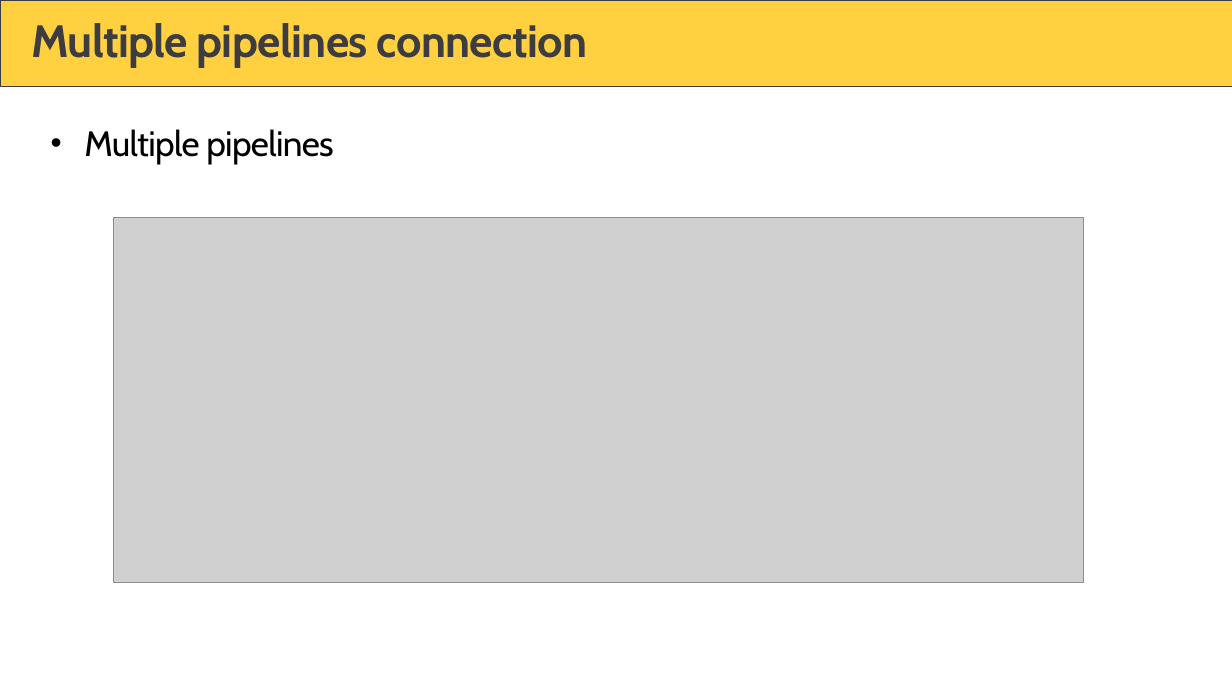
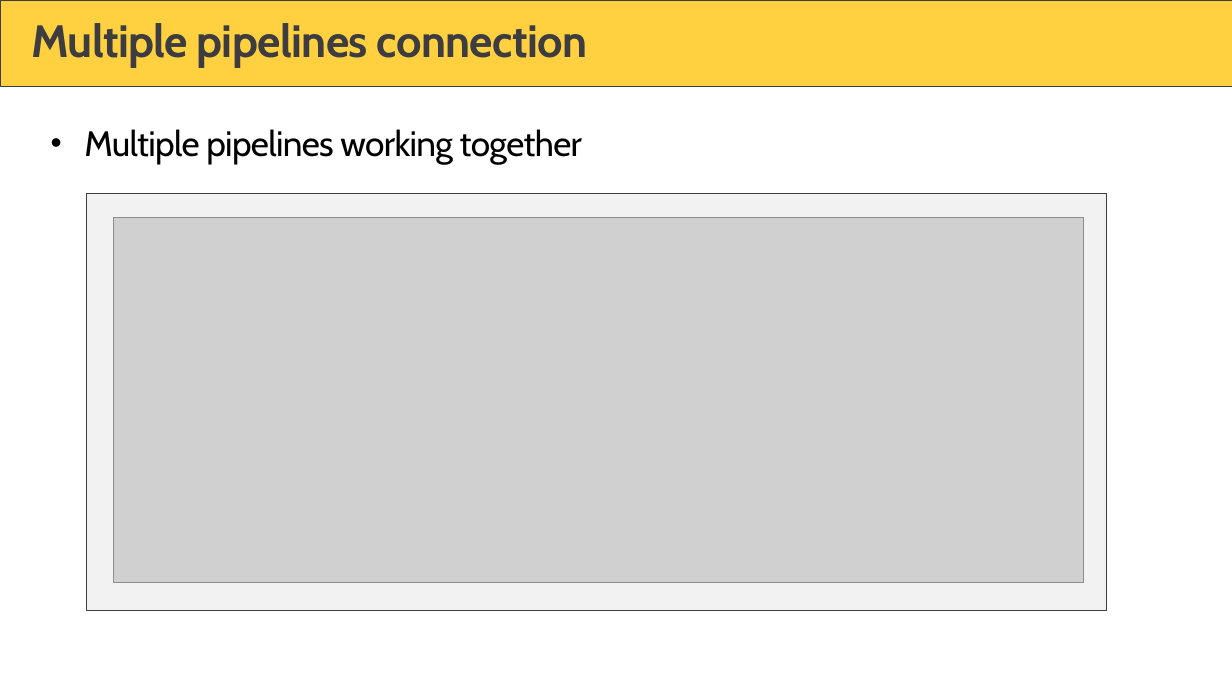
Before and after one commit to PowerBiDevCamp/Camp-Sessions, a slide deck: slide 48 of Session 15 - ALM in Power BI with Deployment Pipelines.pptx (slide 42 before the commit). Drawn at 1232x693 pixels with LibreOffice and Linux fonts; fonts in the diff are those of the drawing; grey boxes stand for pictures; background and template pictures are left out. Boxes give left, top, right and bottom in pixels: in the first picture for what was removed or moved away, otherwise in the second. Text is boxed around its words. In the diff, an @@ line names an element or a change of style, - is before the commit and + after.

```diff
--- a/Session 15 - ALM in Power BI with Deployment Pipelines.pptx
+++ b/Session 15 - ALM in Power BI with Deployment Pipelines.pptx
@@ text at (x1=84, y1=129, x2=582, y2=165): text changed @@
-• Multiple pipelines
+• Multiple pipelines working together
@@ rectangle added at (x1=86, y1=193, x2=1106, y2=610), fill #F2F2F2, outline #3C3C41 0.75 pt @@
```
Also in this commit, not shown: 23 other slides changed, 15 slides added, 12 slides removed.
